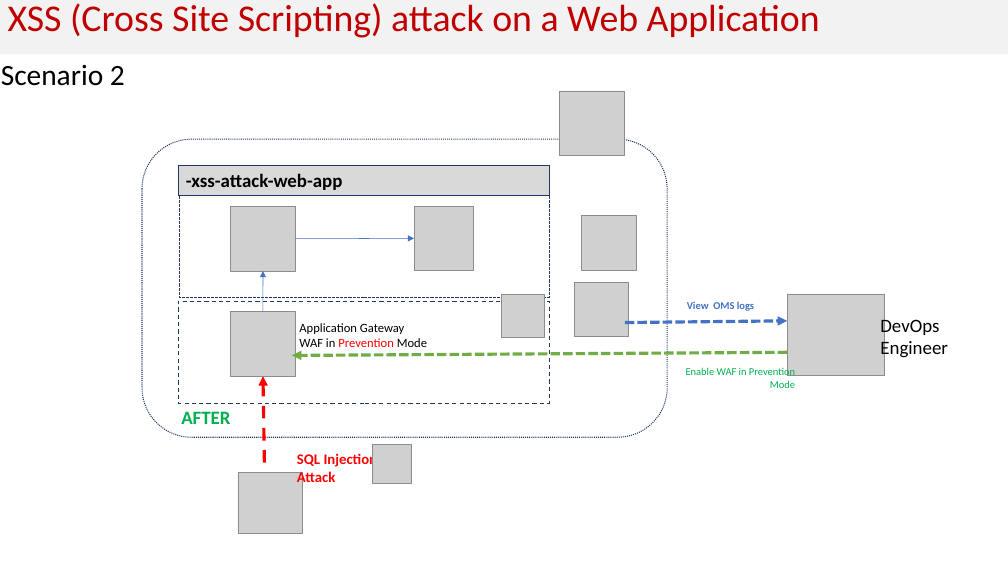
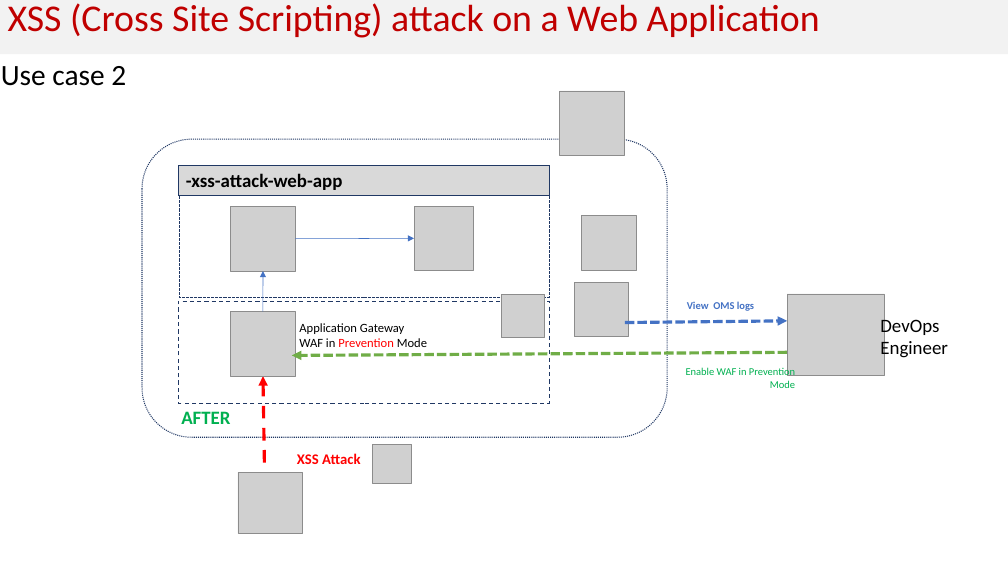
Before and after one commit to Cloudneeti/azure-security-scenarios, a slide deck: slide 14 of scenarios/Azure Security - Proof of concepts.pptx. Drawn at 1008x567 pixels with LibreOffice and Linux fonts; fonts in the diff are those of the drawing; grey boxes stand for pictures. Boxes give left, top, right and bottom in pixels: in the first picture for what was removed or moved away, otherwise in the second. Text is boxed around its words. In the diff, an @@ line names an element or a change of style, - is before the commit and + after.

```diff
--- a/scenarios/Azure Security - Proof of concepts.pptx
+++ b/scenarios/Azure Security - Proof of concepts.pptx
@@ text at box(1, 66, 126, 86): text changed @@
-Scenario 2
+Use case 2
@@ text at box(297, 453, 360, 464): text changed @@
-SQL Injection Attack
+XSS Attack
```
Also in this commit, not shown: 4 other slides changed.
